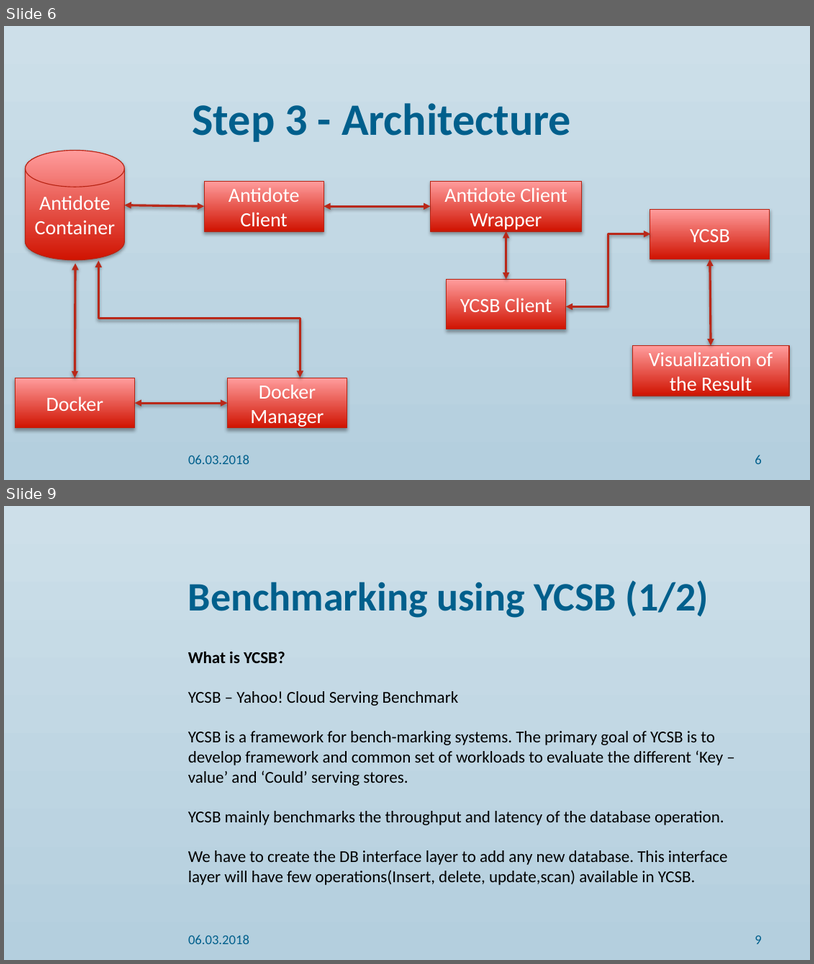
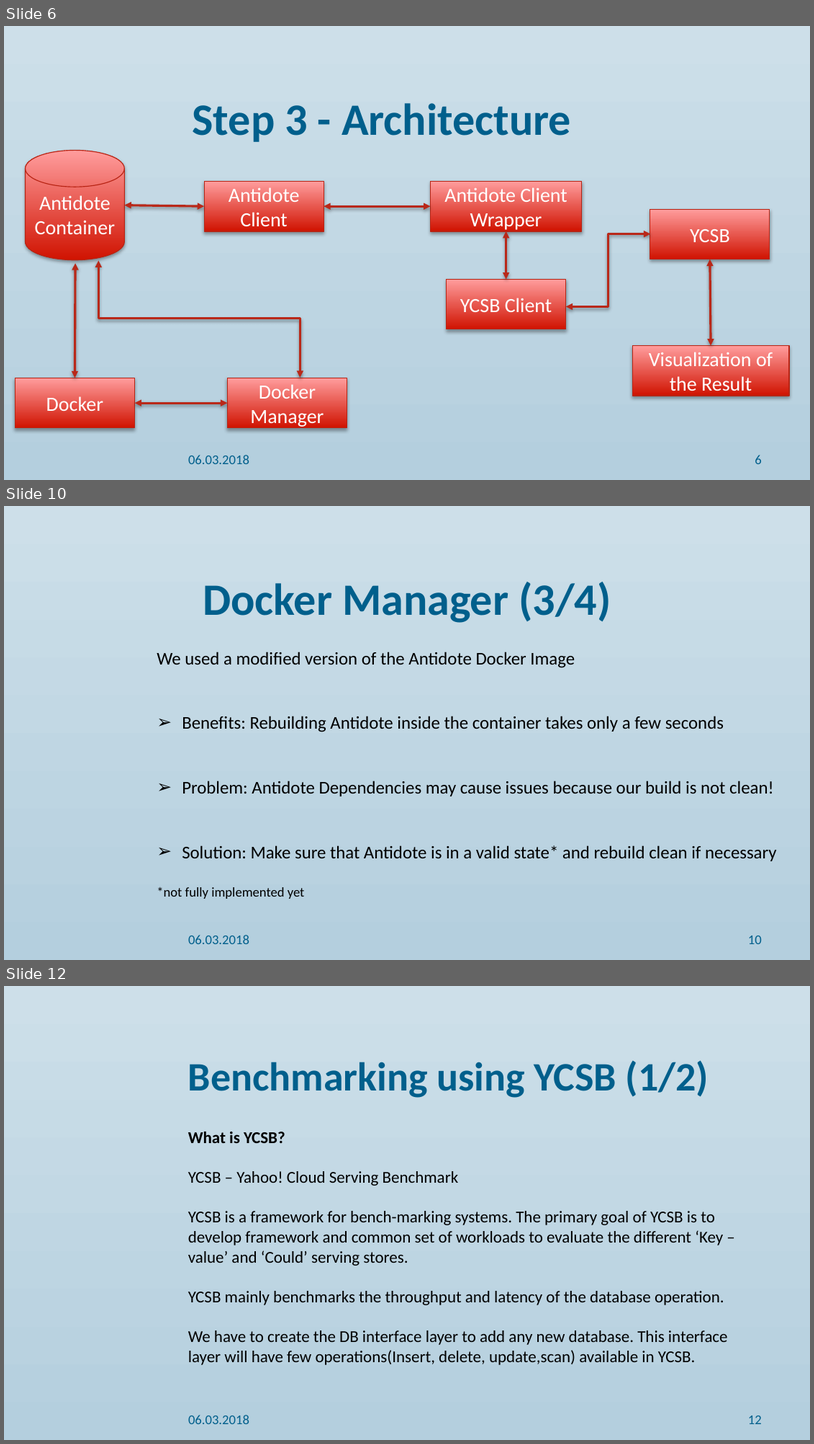
Before and after one commit to alkascaria/7_project4_antidote_benchmarks, a slide deck: Final Presentation/final presentation ppt.pptx. Shown one above the other, each under a label of ours: slides 6 and 9 before the commit, slides 6, 10 and 12 after it; the slides between them are not shown. The pictures are 814x964 and 814x1444 pixels, drawn with LibreOffice and Linux fonts; fonts in the diff are those of the drawing; background and template pictures are left out. Boxes give left, top, right and bottom in pixels: in the first picture for what was removed or moved away, otherwise in the second. Text is boxed around its words. In the diff, an @@ line names an element or a change of style, - is before the commit and + after.

```diff
--- a/Final Presentation/final presentation ppt.pptx
+++ b/Final Presentation/final presentation ppt.pptx
@@ slide 10 added at (4,506,810,960), background gradient #CDDFE9 to #B4CFDE @@
@@ title added at (203,582,611,623), 40 pt, text #005F8C, bold @@
+Docker Manager (3/4)
@@ subtitle added at (157,651,777,898), 16 pt, text #000000 @@
+We used a modified version of the Antidote Docker Image
+➢ Benefits: Rebuilding Antidote inside the container takes only a few seconds
+➢ Problem: Antidote Dependencies may cause issues because our build is not clean!
+➢ Solution: Make sure that Antidote is in a valid state* and rebuild clean if necessary
+*not fully implemented yet
@@ text added at (188,934,250,944), 12 pt, text #005F8C @@
+06.03.2018
@@ page number added at (748,935,762,944), 12 pt, text #005F8C @@
+10
@@ what was slide 9 is now slide 12 @@
@@ page number at (748,1415,762,1424): text changed @@
-9
+12
```
Also in this commit, not shown: 4 slides changed, 2 other slides added.
